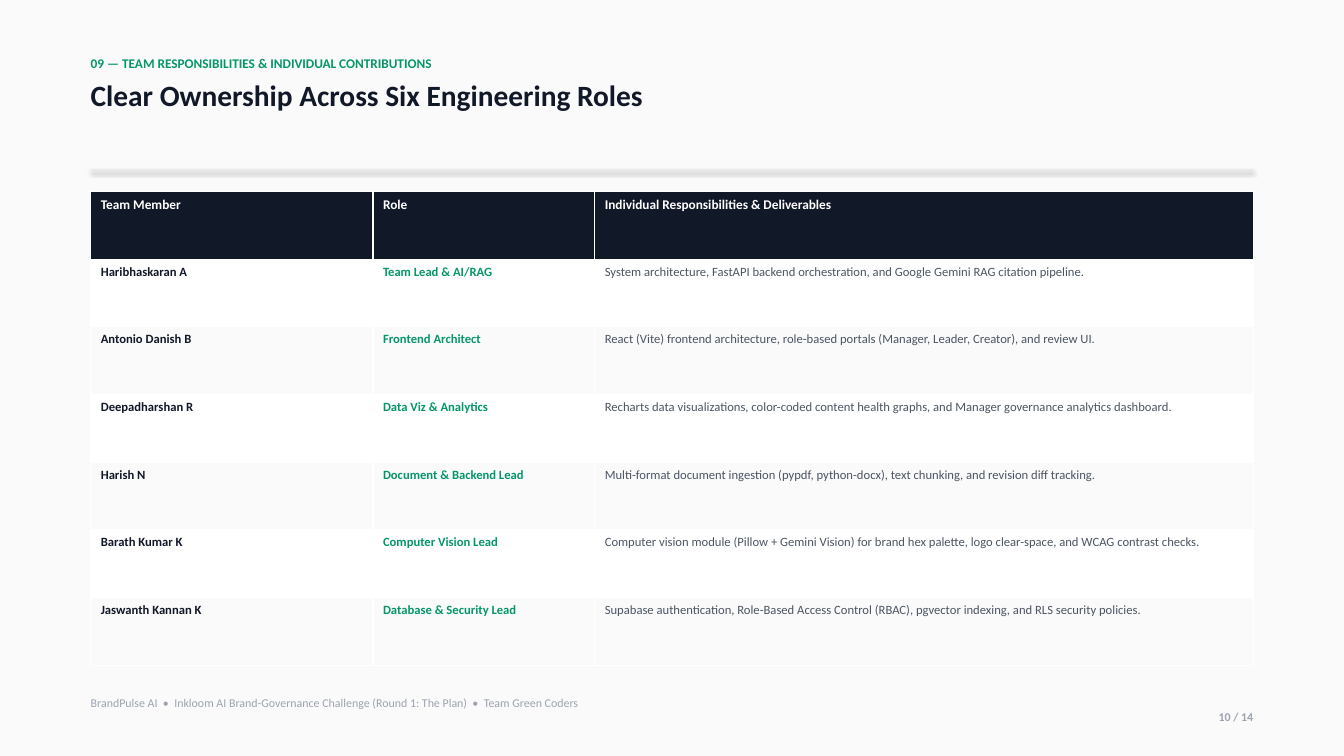
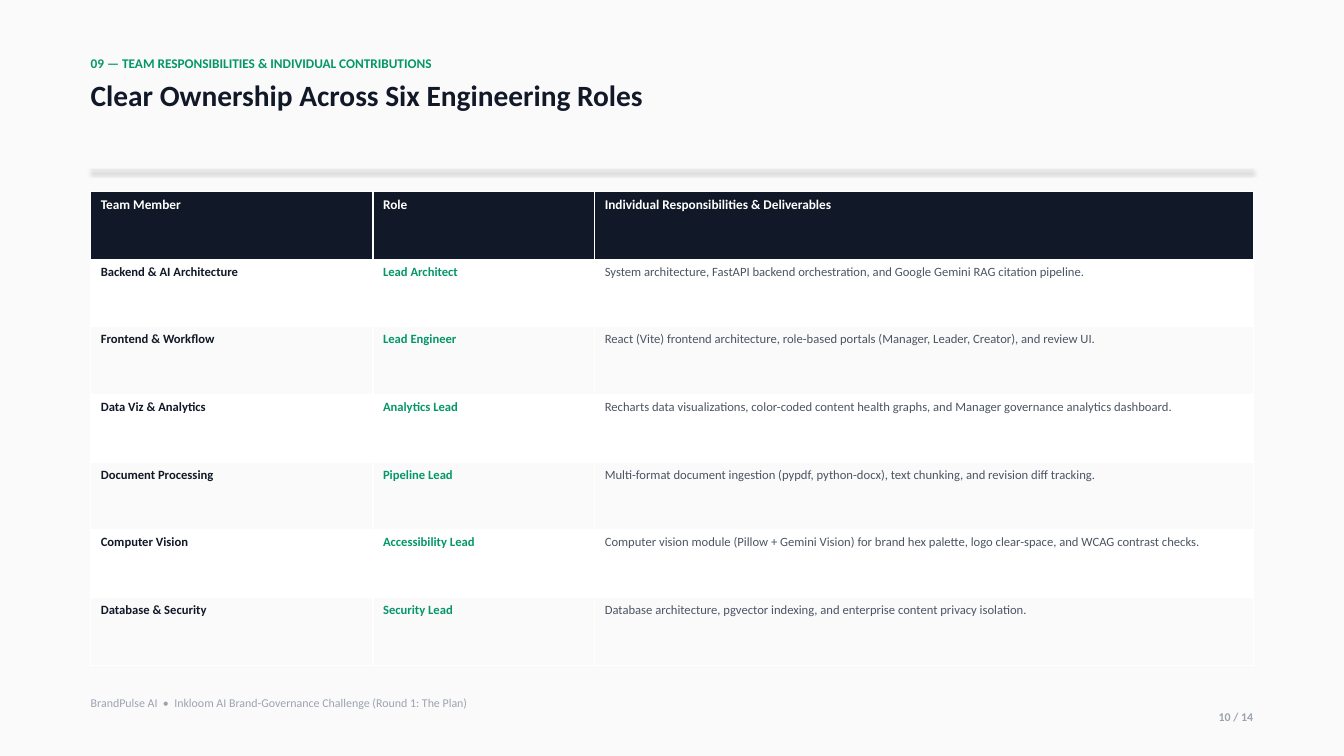
Before and after one commit to HaribhaskaranA/brandpulseAI, a slide deck: slide 10 of docs/BrandPulse_AI_14_Slides.pptx. Drawn at 1344x756 pixels with LibreOffice and Linux fonts; fonts in the diff are those of the drawing. Boxes give left, top, right and bottom in pixels: in the first picture for what was removed or moved away, otherwise in the second. Text is boxed around its words. In the diff, an @@ line names an element or a change of style, - is before the commit and + after.

Commit message:
feat: enforce strict content isolation, anonymize credentials, add vercel config

```diff
--- a/docs/BrandPulse_AI_14_Slides.pptx
+++ b/docs/BrandPulse_AI_14_Slides.pptx
@@ table at [91,192,1253,665] @@
-row 2, column 1: Haribhaskaran A
+row 2, column 1: Backend & AI Architecture
-row 2, column 2: Team Lead & AI/RAG
+row 2, column 2: Lead Architect
-row 3, column 1: Antonio Danish B
+row 3, column 1: Frontend & Workflow
-row 3, column 2: Frontend Architect
+row 3, column 2: Lead Engineer
-row 4, column 1: Deepadharshan R
+row 4, column 1: Data Viz & Analytics
-row 4, column 2: Data Viz & Analytics
+row 4, column 2: Analytics Lead
-row 5, column 1: Harish N
+row 5, column 1: Document Processing
-row 5, column 2: Document & Backend Lead
+row 5, column 2: Pipeline Lead
-row 6, column 1: Barath Kumar K
+row 6, column 1: Computer Vision
-row 6, column 2: Computer Vision Lead
+row 6, column 2: Accessibility Lead
-row 7: Jaswanth Kannan K | Database & Security Lead | Supabase authentication, Role-Based Access Control (RBAC), pgvector indexing, and RLS security policies.
+row 7: Database & Security | Security Lead | Database architecture, pgvector indexing, and enterprise content privacy isolation.
@@ text at [91,699,467,709]: text changed @@
-BrandPulse AI • Inkloom AI Brand-Governance Challenge (Round 1: The Plan) • Team Green Coders
+BrandPulse AI • Inkloom AI Brand-Governance Challenge (Round 1: The Plan)
```
Also in this commit, not shown: 13 other slides changed, 10 other files.
